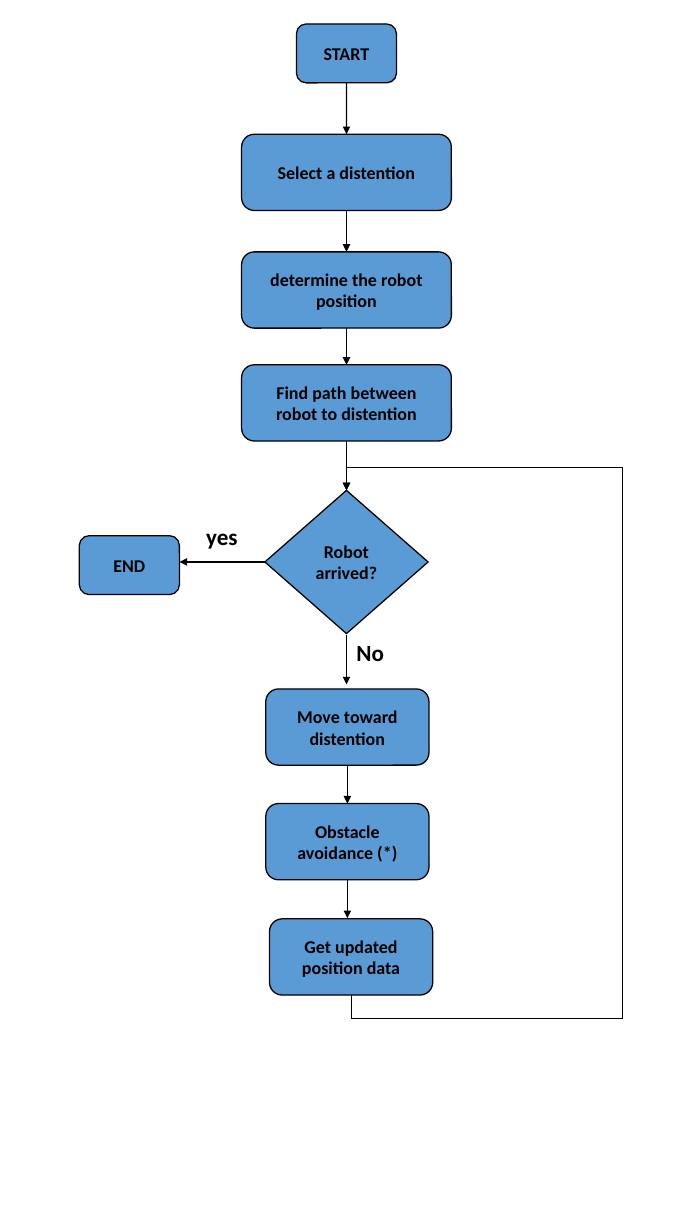
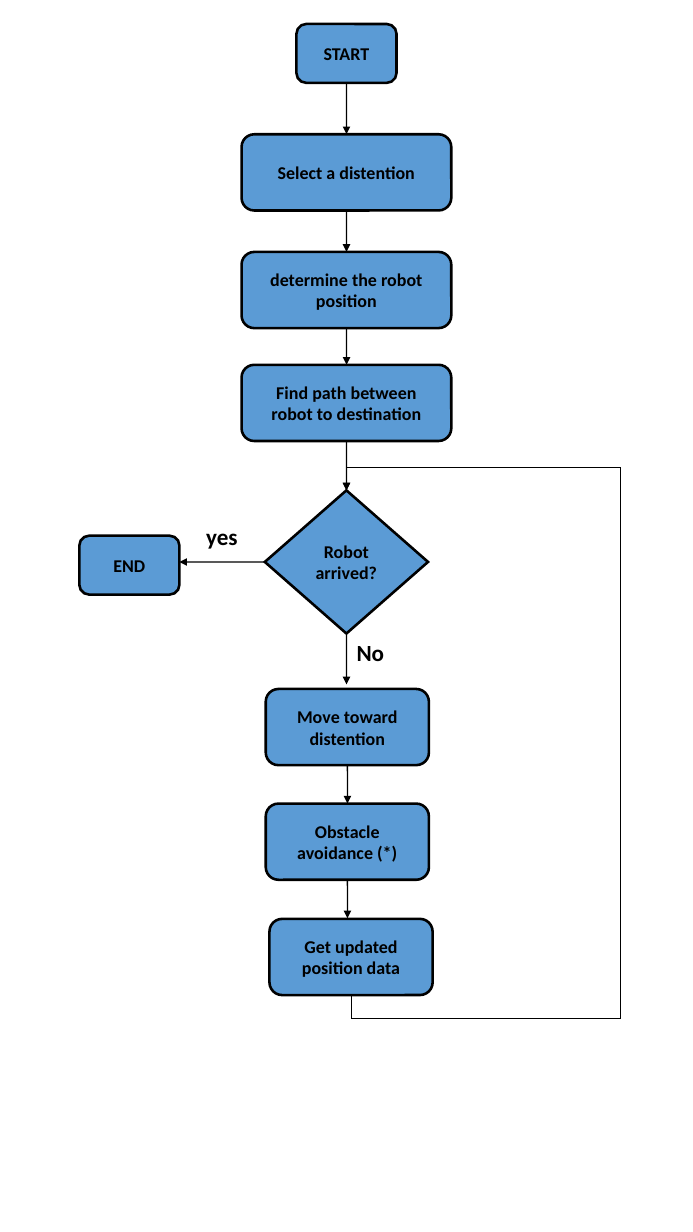
Before and after one commit to Mhd-Ghd/on-campus-delivery-robot, a slide deck: slide 2 of reports/term-1-report/flow-chart-sw.pptx. Drawn at 693x1232 pixels with LibreOffice and Linux fonts; fonts in the diff are those of the drawing. Boxes give left, top, right and bottom in pixels: in the first picture for what was removed or moved away, otherwise in the second. Text is boxed around its words. In the diff, an @@ line names an element or a change of style, - is before the commit and + after.

```diff
--- a/reports/term-1-report/flow-chart-sw.pptx
+++ b/reports/term-1-report/flow-chart-sw.pptx
@@ outline #000000 1 pt to #000000 2 pt; proportions changed in 7 elements at (266,689,430,765), (241,252,451,328), (79,536,179,595), (266,804,430,880), (270,918,433,994), (297,24,396,83), (241,365,451,441) @@
@@ text in rounded rectangle at (271,386,421,420): text changed @@
-Find path between robot to distention
+Find path between robot to destination
@@ elbow arrow (351, 995) - (346, 491): stroke #000000 0.75 pt to #000000 0.74 pt; route changed @@
@@ arrow removed from (265, 562) to (179, 562) @@
@@ freeform shape added at (179,562,264,562), outline #000000 0.99 pt @@
```
Also in this commit, not shown: 1 other slide changed, 5 other files.
